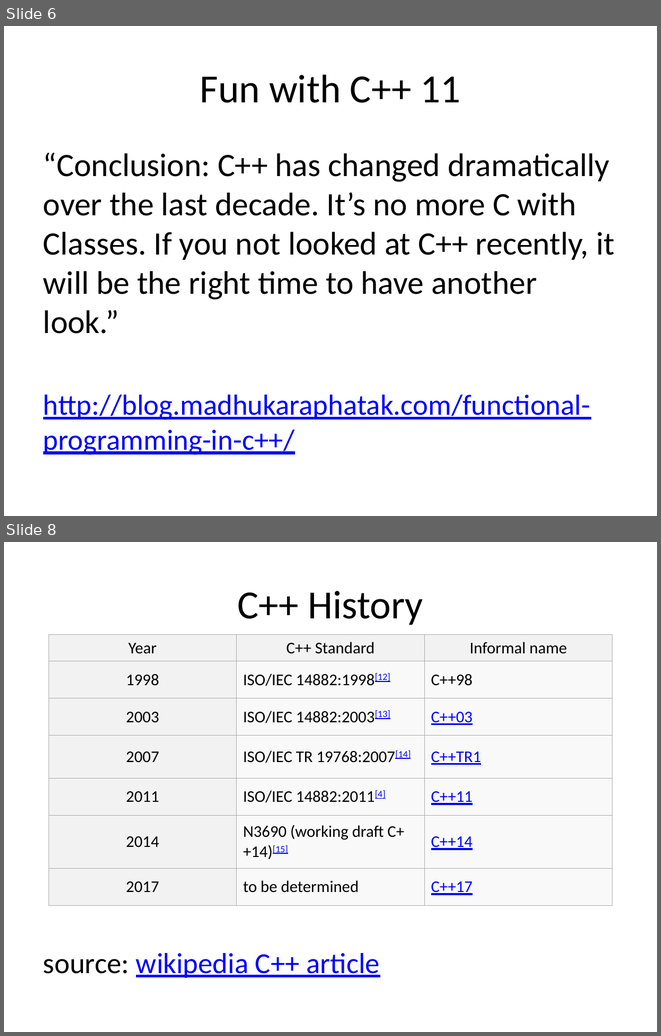
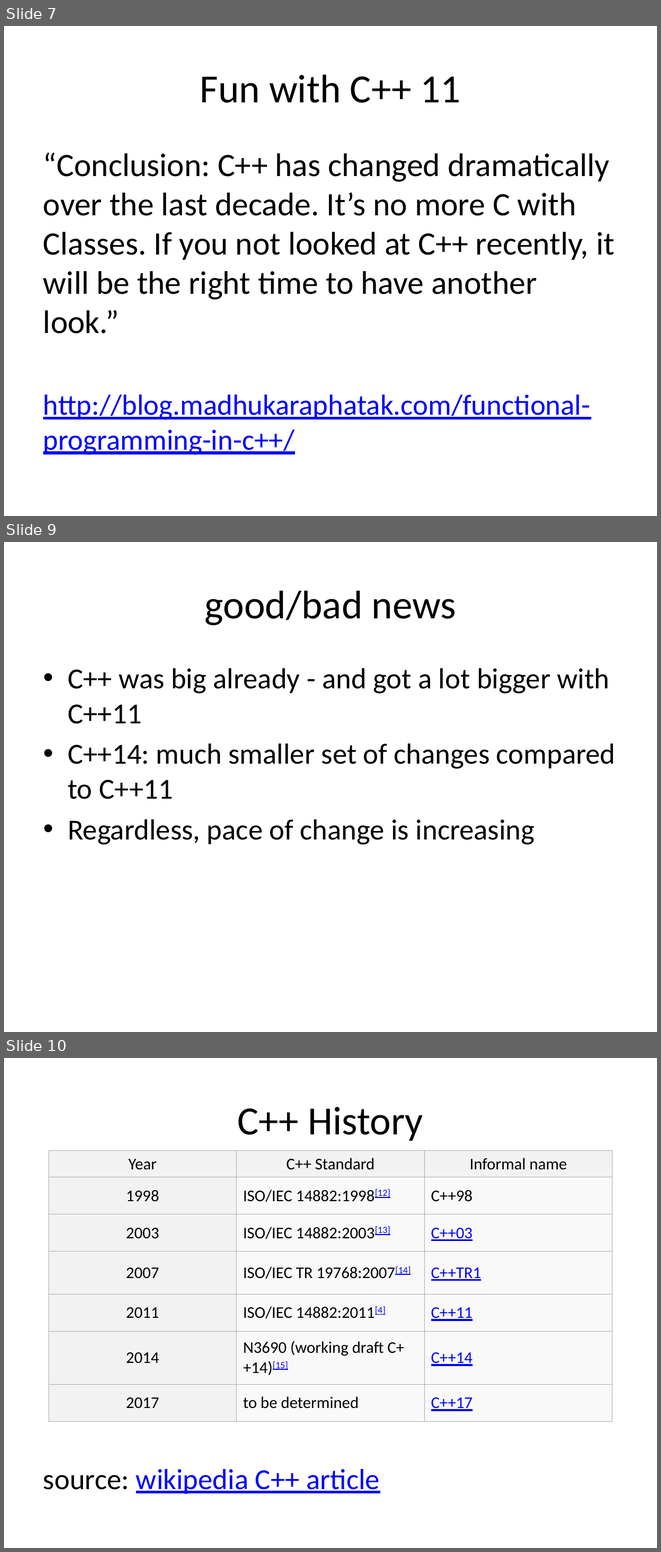
Before and after one commit to fellmad/FunWithCpp11, a slide deck: doc/Fun_with_C++11.pptx. Shown one above the other, each under a label of ours: slides 6 and 8 before the commit, slides 7, 9 and 10 after it; the slides between them are not shown. The pictures are 661x1036 and 661x1552 pixels, drawn with LibreOffice and Linux fonts; fonts in the diff are those of the drawing. Boxes give left, top, right and bottom in pixels: in the first picture for what was removed or moved away, otherwise in the second. Text is boxed around its words. In the diff, an @@ line names an element or a change of style, - is before the commit and + after.

```diff
--- a/doc/Fun_with_C++11.pptx
+++ b/doc/Fun_with_C++11.pptx
@@ slide 9 added at [4,542,657,1032], background #FFFFFF @@
@@ title added at [205,590,456,625], 44 pt, text #000000 @@
+good/bad news
@@ text added at [68,668,616,845], 32 pt, text #000000 @@
+• C++ was big already - and got a lot bigger with C++11
+• C++14: much smaller set of changes compared to C++11
+• Regardless, pace of change is increasing
@@ what was slide 6 is now slide 7 @@
@@ what was slide 8 is now slide 10 @@
```
Also in this commit, not shown: 3 slides changed, 1 other slide added.
